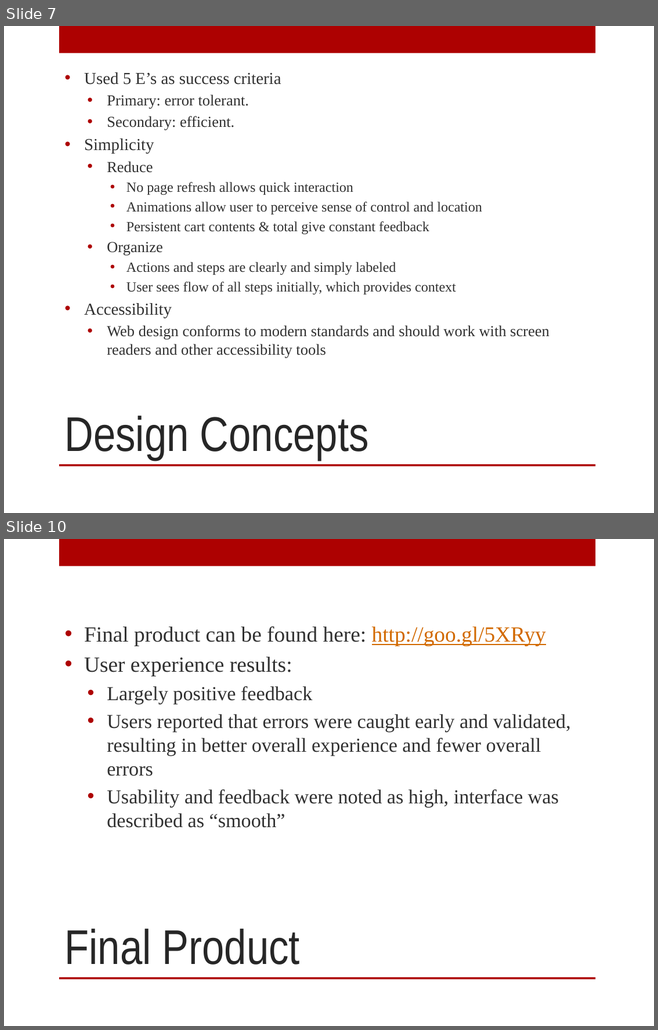
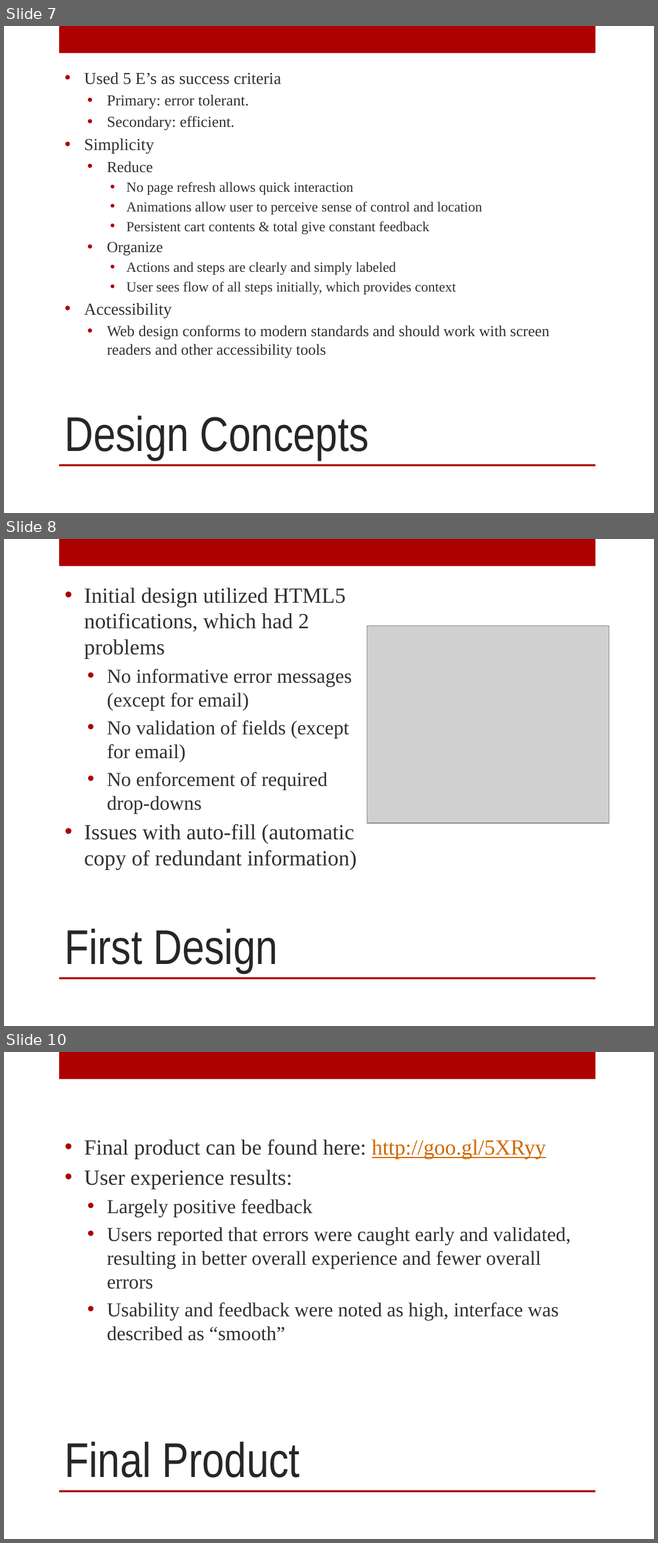
Before and after one commit to cs545/project-presentation, a slide deck: cs-545-presentation.pptx. Shown one above the other, each under a label of ours: slides 7 and 10 before the commit, slides 7, 8 and 10 after it; the slides between them are not shown. The pictures are 658x1030 and 658x1543 pixels, drawn with LibreOffice and Linux fonts; fonts in the diff are those of the drawing; grey boxes stand for pictures; background and template pictures are left out. Boxes give left, top, right and bottom in pixels: in the first picture for what was removed or moved away, otherwise in the second. Text is boxed around its words. In the diff, an @@ line names an element or a change of style, - is before the commit and + after.

Commit message:
add more design info, user survey info

```diff
--- a/cs-545-presentation.pptx
+++ b/cs-545-presentation.pptx
@@ slide 8 added at <box>4,539,654,1026</box>, background picture (left out); not listed: 2 template elements that a slide beside it also shows @@
@@ text added at <box>84,588,357,870</box>, 24 pt, text #303030 @@
+• Initial design utilized HTML5 notifications, which had 2 problems
+  • No informative error messages (except for email)
+  • No validation of fields (except for email)
+  • No enforcement of required drop-downs
+• Issues with auto-fill (automatic copy of redundant information)
@@ picture added at <box>366,625,609,823</box> @@
@@ title added at <box>65,929,277,973</box>, 54 pt, text #262626 @@
+First Design
```
Also in this commit, not shown: 3 slides changed, 1 slide removed.
